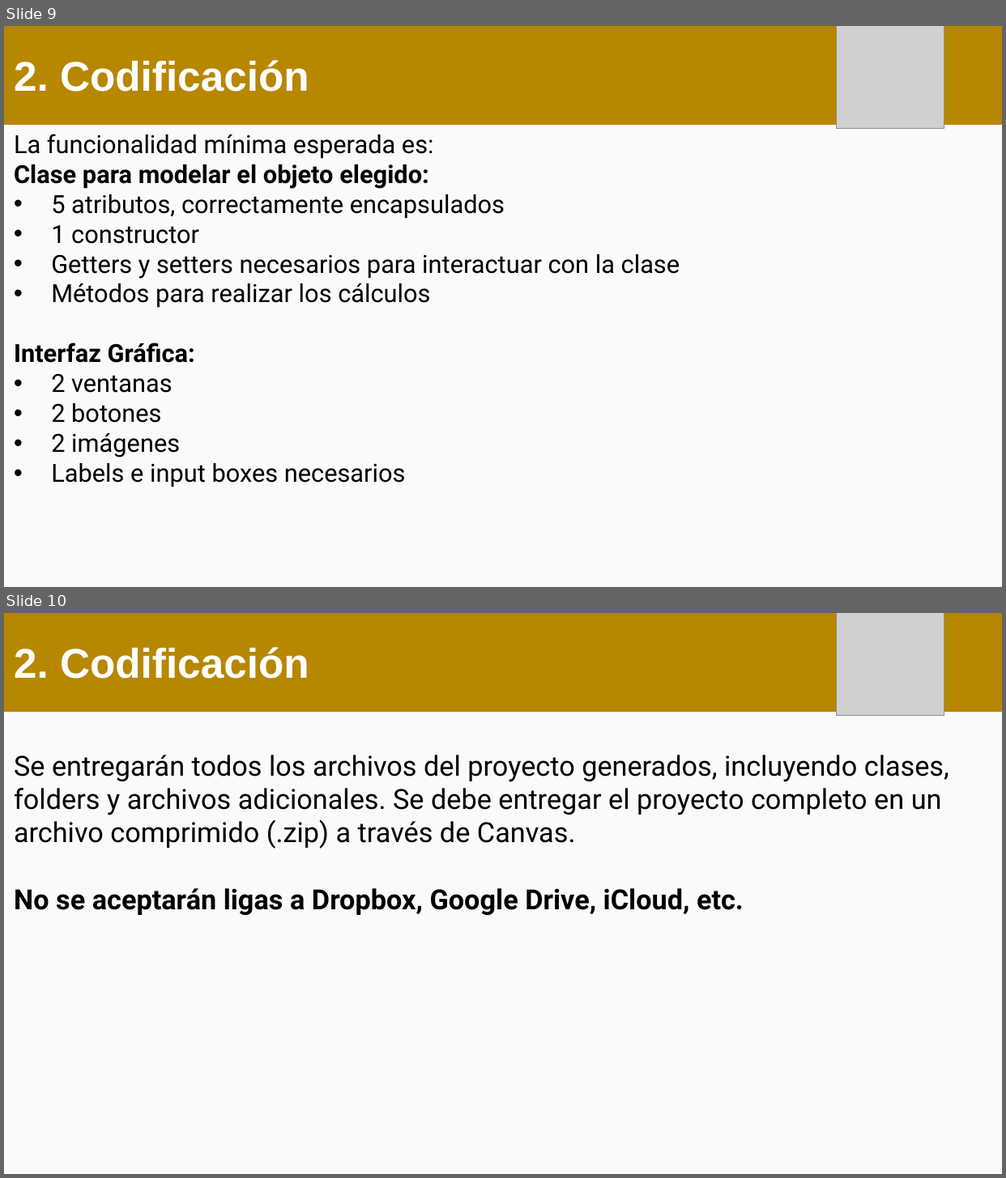
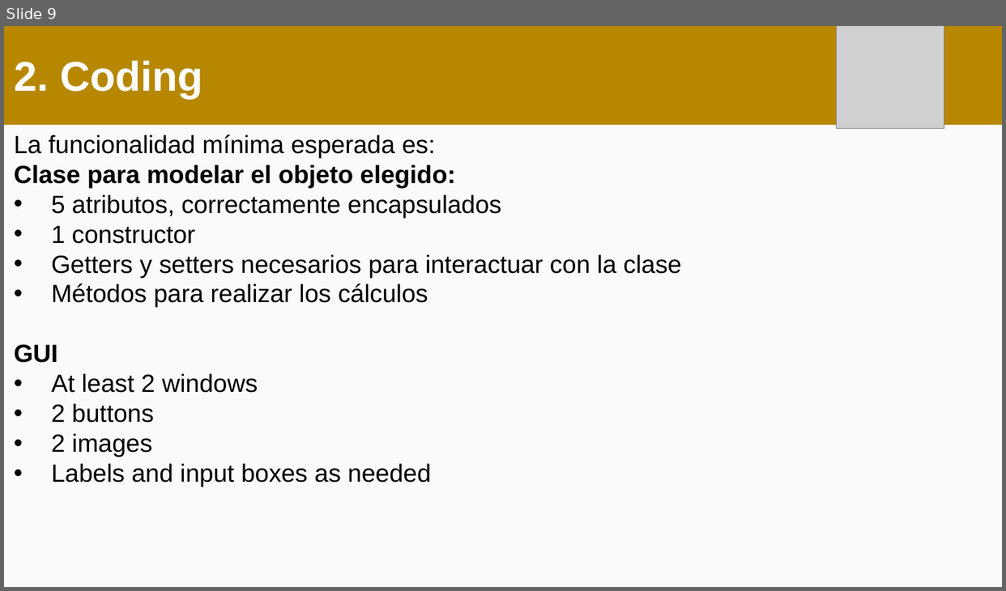
Before and after one commit to OMardil/CS2_2024_EN, a slide deck: PROYECTO/01 Medium Level/PROY_M00.pptx. Shown one above the other, each under a label of ours: slides 9 and 10 before the commit, slide 9 after it. The pictures are 1006x1178 and 1006x591 pixels, drawn with LibreOffice and Linux fonts; fonts in the diff are those of the drawing; grey boxes stand for pictures. Boxes give left, top, right and bottom in pixels: in the first picture for what was removed or moved away, otherwise in the second. Text is boxed around its words. In the diff, an @@ line names an element or a change of style, - is before the commit and + after.

```diff
--- a/PROYECTO/01 Medium Level/PROY_M00.pptx
+++ b/PROYECTO/01 Medium Level/PROY_M00.pptx
@@ slide 10 removed at (4,613,1002,1174), background #FAFAFA @@
@@ rectangle removed at (4,613,1002,711) @@
-2. Codificación
@@ picture removed at (836,613,944,716) @@
@@ text removed at (14,755,949,915) @@
-Se entregarán todos los archivos del proyecto generados, incluyendo clases, folders y archivos adicionales. Se debe entregar el proyecto completo en un archivo comprimido (.zip) a través de Canvas.
-No se aceptarán ligas a Dropbox, Google Drive, iCloud, etc.
@@ slide 9 changed as well @@
@@ text in rectangle at (14,60,202,99): text changed @@
-2. Codificación
+2. Coding
@@ text at (14,135,682,307): font Roboto to Arial in "La funcionalidad mínima esperada es:", "Clase para modelar el objeto elegido:", "5 atributos, correctamente encapsulados", "1 constructor" and 2 more places @@
@@ text at (14,344,431,487): text changed; font Roboto to Arial @@
-Interfaz Gráfica:
-• 2 ventanas
-• 2 botones
-• 2 imágenes
-• Labels e input boxes necesarios
+GUI
+• At least 2 windows
+• 2 buttons
+• 2 images
+• Labels and input boxes as needed
```
Also in this commit, not shown: 2 other slides changed, 9 slides added, 9 other slides removed.
